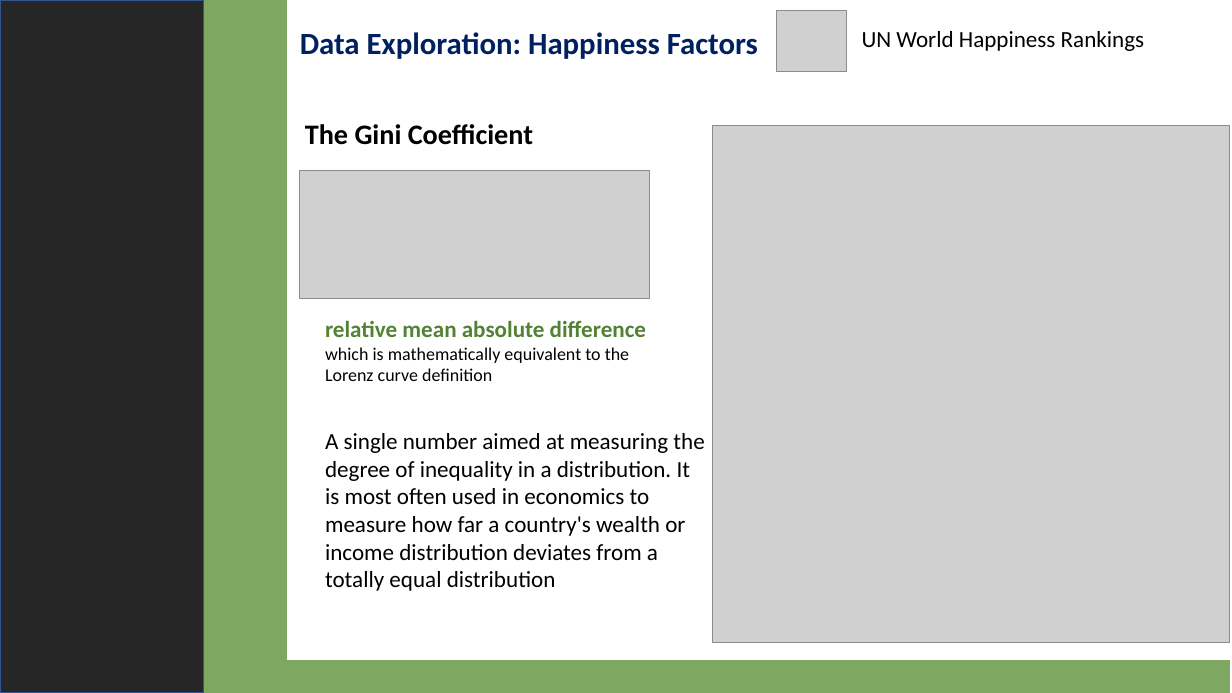
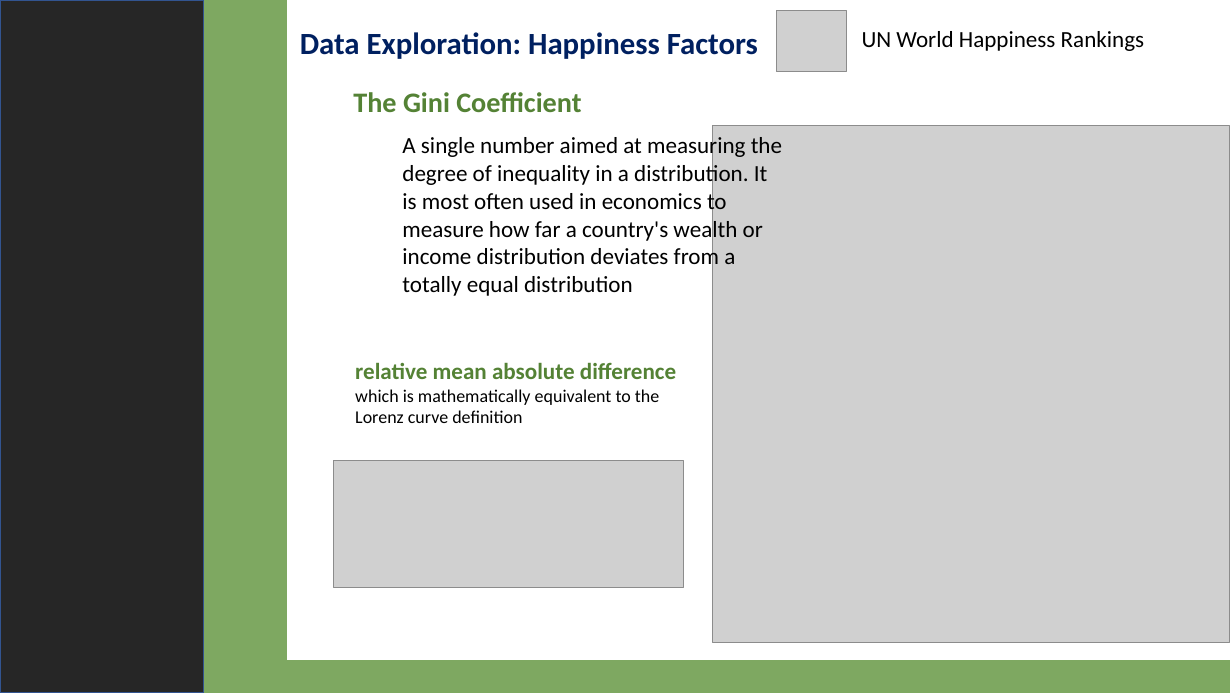
Before and after one commit to 4d4m43/DrinkAndBeHapPY, a slide deck: slide 6 of libs/output/DrinkandBeHappy.pptx. Drawn at 1232x693 pixels with LibreOffice and Linux fonts; fonts in the diff are those of the drawing; grey boxes stand for pictures. Boxes give left, top, right and bottom in pixels: in the first picture for what was removed or moved away, otherwise in the second. Text is boxed around its words. In the diff, an @@ line names an element or a change of style, - is before the commit and + after.

```diff
--- a/libs/output/DrinkandBeHappy.pptx
+++ b/libs/output/DrinkandBeHappy.pptx
@@ text "The Gini Coefficient": place and size @@
-text "The Gini Coefficient" at (305, 124, 533, 145)
+text "The Gini Coefficient" at (353, 92, 581, 112)
@@ text "The Gini Coefficient" at (353, 92, 581, 112): text colour #000000 to #548235 @@
@@ text "A single number aimed at ..." rewrapped from (325, 433, 704, 591) to (402, 134, 782, 296) @@
@@ text "relative mean absolute difference": place and size @@
-text "relative mean absolute difference" at (325, 320, 646, 381)
+text "relative mean absolute difference" at (355, 362, 676, 423)
@@ picture: place and size @@
-picture at (300, 171, 650, 299)
+picture at (334, 461, 683, 589)
```
Also in this commit, not shown: 1 other slide changed, 1 other file.
